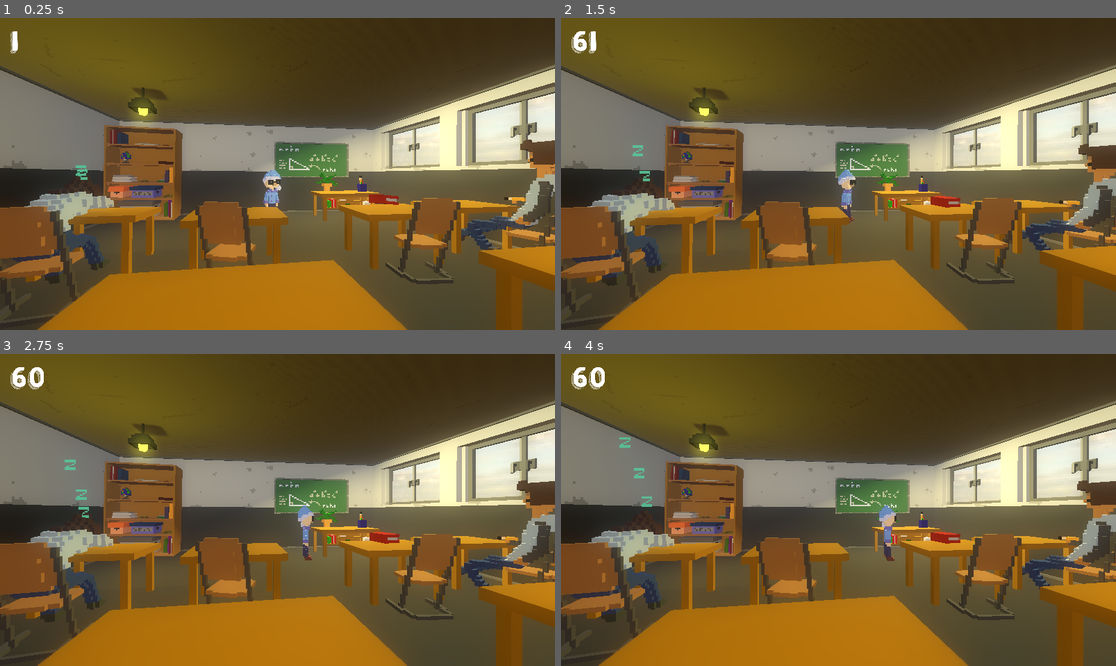
Above: before the commit, frames 1-4 (two rows, left to right).
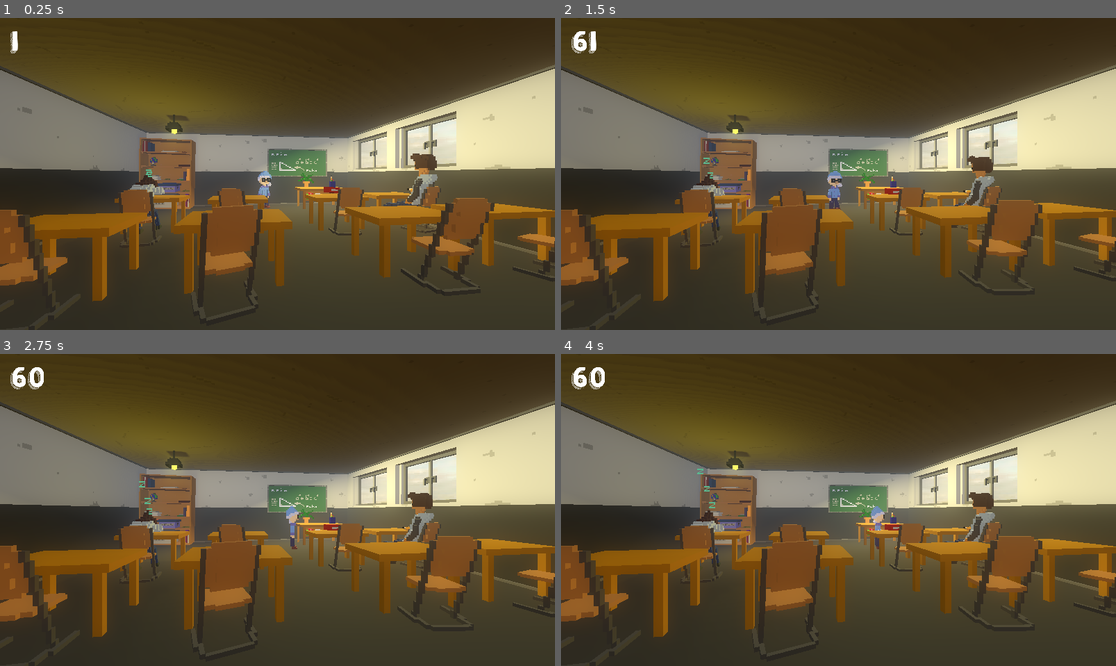
Above: after the commit, the same moments.

Repository: MoFa-Development/TheAbsolutelyTrueGame
Game: Godot game, scene res://scenes/Room.tscn
The game is run twice, just before and just after one commit, with the same random seed, the same clock (stepped at 60 frames per second) and the same inputs.
Inputs (mouse positions are in pixels of both pictures, inside the frame that each line leads up to):
- Up to frame 1 (0.25 s): no input
- Up to frame 2 (1.5 s): move the mouse to (960, 158) at 0.52 s; move the mouse to (727, 189) at 1.27 s
- Up to frame 3 (2.75 s): move the mouse to (333, 441) at 2.02 s
- Up to frame 4 (4 s): move the mouse to (810, 572) at 2.77 s; move the mouse to (1005, 556) at 3.52 s

The runs differ from the first frame. In frame 1, 47% of the frame differs, in the area x 0-100%, y 0-100%; in frame 2, 47%; in frame 3, 47%; in frame 4, 46%.

Commit message:
Fixed MrP index error

Diff:
--- a/src/scenes/Room.tscn
+++ b/src/scenes/Room.tscn
@@ -36,6 +36,7 @@
 [node name="Room" type="Spatial"]
 
 [node name="Camera" parent="." instance=ExtResource( 3 )]
+transform = Transform( 0.987345, 7.47255e-05, -0.158589, 0, 1, 0.00047119, 0.158589, -0.000465227, 0.987345, -4.97291, 3.18984, 9.49938 )
 
 [node name="EmptyClassroom" type="StaticBody" parent="."]
 
@@ -75,7 +76,7 @@
 shape = SubResource( 3 )
 
 [node name="CollisionShape6" type="CollisionShape" parent="EmptyClassroom"]
-transform = Transform( -1.77636e-15, 2.98023e-08, 1, -1, -4.37114e-08, 0, 4.37114e-08, -1, 2.98023e-08, -1.06737, -4.58828, 6.10794 )
+transform = Transform( -1.77636e-15, 2.98023e-08, 1, -1, -4.37114e-08, 0, 4.37114e-08, -1, 2.98023e-08, -1.06737, -11.5199, 6.10794 )
 shape = SubResource( 3 )
 
 [node name="Lights" type="Spatial" parent="."]
--- a/src/scenes/characters/MrP.tscn
+++ b/src/scenes/characters/MrP.tscn
@@ -56,7 +56,7 @@
 
 onready var p = get_parent() as KinematicBody
 
-var speed = 20
+var speed = 30
 
 
 func _pos() -> Vector3:
@@ -96,14 +96,16 @@
 	p.do_rotate(rot)
 
 func get_dist(area):
-	if area.get_overlapping_bodies().size() > 0:
+	if area.get_overlapping_bodies().size() > 1:
 		return global_transform.origin.distance_to(area.get_overlapping_bodies()[1].global_transform.origin)
+	elif area.get_overlapping_bodies().size() > 0:
+		return global_transform.origin.distance_to(area.get_overlapping_bodies()[0].global_transform.origin)
 	else:
 		return 0
 "
 
 [sub_resource type="BoxShape" id=3]
-extents = Vector3( 0.001, 1, 3.55613 )
+extents = Vector3( 0.001, 1, 2.12817 )
 
 [sub_resource type="BoxShape" id=4]
 extents = Vector3( 0.001, 1, 3.55613 )
@@ -128,7 +130,7 @@
 [node name="Front" type="Area" parent="AI"]
 
 [node name="CollisionShape" type="CollisionShape" parent="AI/Front"]
-transform = Transform( 1, 0, 0, 0, 1, 0, 0, 0, 1, 0, 0, -3.546 )
+transform = Transform( 1, 0, 0, 0, 1, 0, 0, 0, 1, 0, 0, -2.03554 )
 shape = SubResource( 3 )
 
 [node name="Right" type="Area" parent="AI"]
